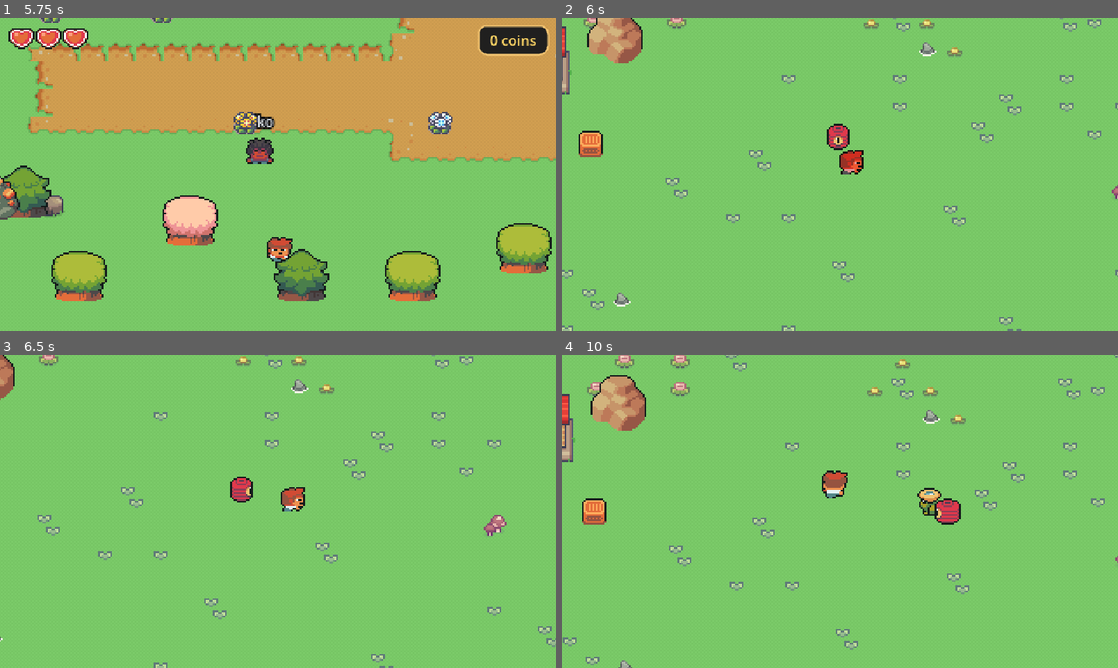
Above: before the commit, frames 1-4 (two rows, left to right).
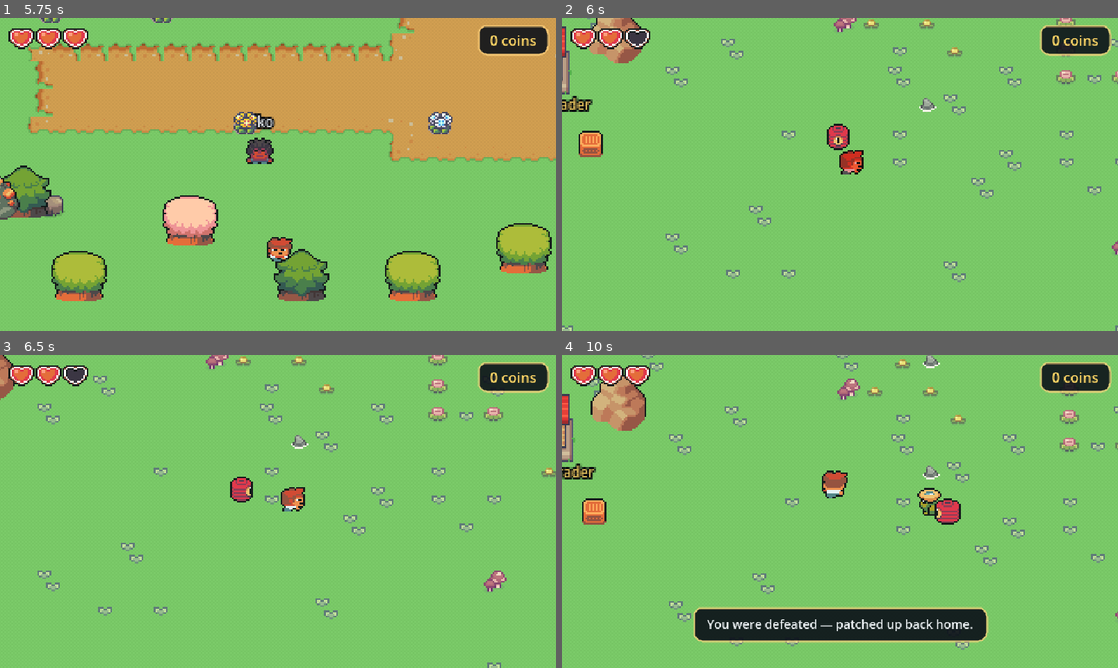
Above: after the commit, the same moments.

Repository: greenhmatthew-ux/sushi-valley
Game: Godot game, scene res://src/scenes/world.tscn
The game is run twice, just before and just after one commit, with the same random seed, the same clock (stepped at 60 frames per second) and the same inputs.
Inputs (mouse positions are in pixels of both pictures, inside the frame that each line leads up to):
- Up to frame 1 (5.75 s): tap Enter (ui_accept) at 0.5, 0.77, 0.8, 1.07, 1.35, 1.52, 1.82, 2.3, 3.02, 3.32, 4.52, 4.82 s; move the mouse to (400, 158) at 0.52 s; hold D (move_right) 0.53-1.28 s; hold E (interact) 0.53-1.28 s; click (400, 158) at 0.67 s; move the mouse to (166, 190) at 1.27 s; hold S (move_down) 1.28-2.03 s; click (166, 190) at 1.42 s; tap E (interact) at 1.55, 2.85, 4.35 s; move the mouse to (333, 105) at 2.02 s; hold D (move_right) 2.03-2.78 s; hold J (attack) 2.03-2.78 s; click (333, 105) at 2.17 s; move the mouse to (250, 237) at 2.77 s; hold W (move_up) 2.78-3.53 s; click (250, 237) at 2.92 s; move the mouse to (444, 221) at 3.52 s; hold Enter (ui_accept) 3.53-4.28 s; hold A (move_left) 3.53-5.03 s; tap 1 at 3.6 s; click (444, 221) at 3.67 s; move the mouse to (111, 127) at 4.27 s; click (111, 127) at 4.42 s; move the mouse to (305, 174) at 5.02 s; hold S (move_down) from 5.03 s (still down); hold Enter (ui_accept) from 5.03 s (still down); click (305, 174) at 5.17 s
- Up to frame 2 (6 s): move the mouse to (756, 96) at 5.77 s; release S (move_down) at 5.78 s; release Enter (ui_accept) at 5.78 s; hold D (move_right) from 5.78 s (still down); tap J (attack) at 5.85 s; click (756, 96) at 5.92 s
- Up to frame 3 (6.5 s): keep holding D (move_right); tap Enter (ui_accept) at 6.02, 6.32 s; tap E (interact) at 6.05 s
- Up to frame 4 (10 s): move the mouse to (962, 495) at 6.52 s; release D (move_right) at 6.53 s; hold W (move_up) 6.53-7.28 s; hold E (interact) 6.53-7.28 s; click (962, 495) at 6.67 s; tap Enter (ui_accept) at 6.77, 6.8, 7.07, 7.52, 7.82, 8.3, 8.85, 9.02, 9.32, 9.77, 9.8 s; move the mouse to (728, 527) at 7.27 s; hold D (move_right) 7.28-8.03 s; tap 1 at 7.35 s; click (728, 527) at 7.42 s; tap E (interact) at 7.55, 9.05 s; move the mouse to (895, 442) at 8.02 s; hold S (move_down) 8.03-8.78 s; hold E (interact) 8.03-8.78 s; click (895, 442) at 8.17 s; move the mouse to (812, 574) at 8.77 s; hold A (move_left) 8.78-9.53 s; click (812, 574) at 8.92 s; move the mouse to (1006, 558) at 9.52 s; hold W (move_up) from 9.53 s (still down); hold J (attack) from 9.53 s (still down); click (1006, 558) at 9.67 s

Frame 1 is identical in both runs. In frame 2, 5.9% of the frame differs, in the area x 0-100%, y 0-100%; in frame 3, 6.2%; in frame 4, 12%.

Commit message:
feat(wilds): Forest Trader vendor + ShopPanel — coins get a sink
Close the earn-then-nothing loop: aggro kills drop coins (a4efae0) but there
was nowhere to spend them. Adds:

- Bus.shop_open(shop_id) / item_purchased(item_id, price) — a vendor never
  holds a UI reference, matching the Npc/dialogue pattern.
- Vendor (src/entities/vendor.gd + .tscn): same interactable contract as Npc,
  opens ShopPanel keyed by a DB.shops id on interact.
- ShopPanel (src/ui/shop_panel.gd): a card grid of that shop's stock, priced
  from data/game/shops.json, bought against Inv's coin purse. Buy disables
  itself when unaffordable or the stack's maxed; keyboard/controller
  navigable like every other panel.
- "Forest Trader" placed in the Wilds outpost yard, selling from the
  already-authored forest_trader shop data (rice balls, honey, life
  potions, gear) — thematically the right vendor for where it stands.
- The Wilds previously had NO UILayer at all (no hearts, no coins, nothing
  Bus-driven could ever open) — instanced ui_layer.tscn there so the HUD and
  every panel actually work outside the village.

Verified live: broke = buy blocked; funded exactly = coins and bag both
land correctly; spent down = button correctly reads "Can't afford" again.

Co-Authored-By: Claude Opus 4.8 <noreply@anthropic.com>

Diff:
--- a/src/autoload/bus.gd
+++ b/src/autoload/bus.gd
@@ -33,6 +33,13 @@
 ## Fired after any inventory mutation so panels can refresh without polling.
 signal inventory_changed()
 
+# --- shop ---
+## A vendor was interacted with — the ShopPanel opens on this, keyed by shop_id (a
+## key into DB.shops). Kept a Bus signal so vendors never hold a UI reference.
+signal shop_open(shop_id: String)
+## A purchase went through: the item and the coins it cost. For quests / SFX later.
+signal item_purchased(item_id: String, price: int)
+
 # --- combat ---
 signal combat_started(enemy_id: String)
 signal combat_ended(victory: bool)
--- /dev/null
+++ b/src/entities/vendor.gd
@@ -0,0 +1,55 @@
+extends Area2D
+## A shopkeeper. Same interactable contract as Npc (Area2D in group "interactable",
+## collision layer 8, exposing interact(player)), so the player's InteractProbe drives it
+## with no player.gd changes. On interact it opens the shared ShopPanel via Bus.shop_open,
+## keyed by `shop_id` (a key into DB.shops) — the vendor never holds a UI reference.
+##
+## Like Npc, it is non-blocking (no StaticBody): the merchant adds life without walling the
+## player in. Art is a standing character frame plus a name label, built in code so the
+## .tscn stays tiny. Reuses the NPC sheet layout (16x16 frame at column 0, row 0).
+
+## Which shop this vendor sells — must be a key in DB.shops (see data/game/shops.json).
+@export var shop_id: String = "forest_trader"
+## Shown above the merchant and used as the panel greeting speaker.
+@export var vendor_name: String = "Trader"
+## Character sheet for the standing sprite. Swap per-instance for a different merchant.
+@export var sprite_sheet: Texture2D = preload("res://assets/sprites/npc_merchant_walk.png")
+
+
+func _ready() -> void:
+	add_to_group("interactable")
+	_build_visual()
+
+
+## Called by the player's interaction probe when they press interact nearby.
+func interact(player: Node = null) -> void:
+	if player != null and player.has_method("face"):
+		player.face(_facing_from(global_position - player.global_position))
+	Bus.shop_open.emit(shop_id)
+
+
+func _facing_from(dir: Vector2) -> String:
+	if absf(dir.x) > absf(dir.y):
+		return "right" if dir.x > 0.0 else "left"
+	return "down" if dir.y > 0.0 else "up"
+
+
+func _build_visual() -> void:
+	var body := Sprite2D.new()
+	body.texture = sprite_sheet
+	body.region_enabled = true
+	body.region_rect = Rect2(0, 0, 16, 16)   # column 0, row 0 — standing, facing down
+	body.offset = Vector2(0, -8)              # feet on the node origin
+	body.texture_filter = CanvasItem.TEXTURE_FILTER_NEAREST
+	add_child(body)
+
+	var label := Label.new()
+	label.text = vendor_name
+	label.add_theme_font_size_override("font_size", 8)
+	label.add_theme_color_override("font_color", Color(1.0, 0.843, 0.4))
+	label.add_theme_color_override("font_outline_color", Color(0.02, 0.03, 0.05))
+	label.add_theme_constant_override("outline_size", 4)
+	label.horizontal_alignment = HORIZONTAL_ALIGNMENT_CENTER
+	label.size = Vector2(80, 12)
+	label.position = Vector2(-40, -30)
+	add_child(label)
--- /dev/null
+++ b/src/entities/vendor.tscn
@@ -0,0 +1,17 @@
+[gd_scene load_steps=3 format=3]
+
+[ext_resource type="Script" path="res://src/entities/vendor.gd" id="1_vendor"]
+
+[sub_resource type="CircleShape2D" id="reach"]
+radius = 20.0
+
+[node name="Vendor" type="Area2D"]
+y_sort_enabled = true
+collision_layer = 8
+collision_mask = 0
+monitoring = false
+monitorable = true
+script = ExtResource("1_vendor")
+
+[node name="Reach" type="CollisionShape2D" parent="."]
+shape = SubResource("reach")
--- a/src/scenes/wilds.tscn
+++ b/src/scenes/wilds.tscn
@@ -17,6 +17,8 @@
 [ext_resource type="Texture2D" path="res://assets/props/building_house.png" id="12_bld"]
 [ext_resource type="Texture2D" path="res://assets/props/barrel.png" id="13_bar"]
 [ext_resource type="Texture2D" path="res://assets/props/crate.png" id="14_crate"]
+[ext_resource type="PackedScene" path="res://src/ui/ui_layer.tscn" id="18_ui"]
+[ext_resource type="PackedScene" path="res://src/entities/vendor.tscn" id="19_vendor"]
 
 [sub_resource type="TileSetAtlasSource" id="atlas_g"]
 texture = ExtResource("2_sv")
@@ -167,3 +169,10 @@
 texture = ExtResource("14_crate")
 foot_size = Vector2(10, 5)
 foot_offset = Vector2(0, -2)
+
+[node name="ForestTrader" parent="Entities" instance=ExtResource("19_vendor")]
+position = Vector2(160, 320)
+shop_id = "forest_trader"
+vendor_name = "Forest Trader"
+
+[node name="UILayer" parent="." instance=ExtResource("18_ui")]
--- /dev/null
+++ b/src/ui/shop_panel.gd
@@ -0,0 +1,291 @@
+extends CanvasLayer
+## The buy screen a Vendor opens: a card grid of that shop's stock, priced from
+## data/game/shops.json, purchased against the shared coin purse. Built in code to match
+## inventory_panel / recall_panel (the number of cards is dynamic), and kept a separate
+## panel rather than reusing inventory_panel because buying needs a price + a Buy button
+## per card, not a quantity readout.
+##
+## Bus-driven: listens for `shop_open` (a vendor interact — see src/entities/vendor.gd),
+## closes on ui_cancel. No `shop_closed` reply — nothing awaits a shop closing, unlike the
+## dialogue box's conversation flow.
+
+# Palette shared with inventory_panel / recall_panel for a consistent feel.
+const COL_DIM := Color(0.02, 0.03, 0.047, 0.6)
+const COL_PANEL := Color(0.078, 0.106, 0.141, 0.98)
+const COL_BORDER := Color(1.0, 0.824, 0.49)
+const COL_HEADING := Color(0.624, 0.69, 0.765)
+const COL_CARD := Color(0.133, 0.188, 0.251)
+const COL_CARD_BORDER := Color(0.235, 0.318, 0.408)
+const COL_COIN := Color(1.0, 0.843, 0.4)
+const COL_TEXT := Color(0.93, 0.95, 0.96)
+const COL_GOOD := Color(0.608, 0.906, 0.639)
+const COL_DISABLED := Color(0.4, 0.42, 0.45)
+
+const KIND_COLORS := {
+	"gear": Color(0.78, 0.808, 0.847),
+	"consumable": Color(0.608, 0.906, 0.639),
+	"material": Color(0.788, 0.639, 0.42),
+	"seed": Color(0.608, 0.906, 0.639),
+}
+
+const ICON_DIR := "res://assets/icons/items/"
+const MAX_STACK := 99   # mirrors InventoryLogic.MAX_STACK — a maxed stack can't be bought
+
+var _open := false
+var _shop_id := ""
+var _root: Control
+var _title_label: Label
+var _region_label: Label
+var _coins_label: Label
+var _grid: GridContainer
+var _empty_label: Label
+
+
+func _ready() -> void:
+	layer = 19
+	process_mode = Node.PROCESS_MODE_ALWAYS
+	_build_scaffold()
+	_root.hide()
+	Bus.shop_open.connect(_on_shop_open)
+
+
+func _on_shop_open(shop_id: String) -> void:
+	_shop_id = shop_id
+	_refresh()
+	_root.show()
+	get_tree().paused = true
+	_open = true
+
+
+func _unhandled_input(event: InputEvent) -> void:
+	if not _open:
+		return
+	if event.is_action_pressed("ui_cancel"):
+		_close()
+		get_viewport().set_input_as_handled()
+
+
+func _close() -> void:
+	_root.hide()
+	get_tree().paused = false
+	_open = false
+
+
+# --- content ---------------------------------------------------------------
+
+func _refresh() -> void:
+	var shop: Dictionary = DB.shops.get(_shop_id, {})
+	_title_label.text = String(shop.get("title", "Shop"))
+	_region_label.text = String(shop.get("region", ""))
+	_coins_label.text = "%d coins" % Inv.coins
+
+	for child in _grid.get_children():
+		child.queue_free()
+
+	var stock: Array = shop.get("stock", [])
+	_empty_label.visible = stock.is_empty()
+	_grid.visible = not stock.is_empty()
+
+	var first_btn: Button = null
+	for entry in stock:
+		var id := String(entry.get("item", ""))
+		var price := int(entry.get("price", 0))
+		if id.is_empty():
+			continue
+		var card := _make_card(id, price)
+		_grid.add_child(card)
+		if first_btn == null:
+			first_btn = card.get_meta("buy_btn")
+	if first_btn != null:
+		first_btn.grab_focus.call_deferred()
+
+
+func _make_card(id: String, price: int) -> Control:
+	var def: Dictionary = DB.item(id)
+	var card := PanelContainer.new()
+	card.add_theme_stylebox_override("panel", _card_style())
+	card.custom_minimum_size = Vector2(112, 148)
+
+	var margin := MarginContainer.new()
+	for side in ["left", "right", "top", "bottom"]:
+		margin.add_theme_constant_override("margin_" + side, 8)
+	card.add_child(margin)
+
+	var vbox := VBoxContainer.new()
+	vbox.add_theme_constant_override("separation", 4)
+	vbox.alignment = BoxContainer.ALIGNMENT_CENTER
+	margin.add_child(vbox)
+
+	vbox.add_child(_icon_node(id))
+
+	var name_label := Label.new()
+	name_label.text = String(def.get("name", id))
+	name_label.add_theme_font_size_override("font_size", 12)
+	name_label.add_theme_color_override("font_color",
+		KIND_COLORS.get(String(def.get("kind", "")), COL_TEXT))
+	name_label.horizontal_alignment = HORIZONTAL_ALIGNMENT_CENTER
+	name_label.autowrap_mode = TextServer.AUTOWRAP_WORD_SMART
+	name_label.custom_minimum_size = Vector2(96, 0)
+	vbox.add_child(name_label)
+
+	var price_label := Label.new()
+	price_label.text = "%d c" % price
+	price_label.add_theme_font_size_override("font_size", 12)
+	price_label.add_theme_color_override("font_color", COL_COIN)
+	price_label.horizontal_alignment = HORIZONTAL_ALIGNMENT_CENTER
+	vbox.add_child(price_label)
+
+	var can_buy := Inv.coins >= price and Inv.count(id) < MAX_STACK
+	var btn := Button.new()
+	btn.text = "Buy" if can_buy else ("Full" if Inv.count(id) >= MAX_STACK else "Can't afford")
+	btn.disabled = not can_buy
+	btn.custom_minimum_size = Vector2(0, 30)
+	btn.focus_mode = Control.FOCUS_ALL
+	btn.add_theme_stylebox_override("normal", _button_style(COL_CARD, COL_CARD_BORDER))
+	btn.add_theme_stylebox_override("hover", _button_style(COL_CARD.lightened(0.08), COL_BORDER))
+	btn.add_theme_stylebox_override("disabled", _button_style(COL_CARD.darkened(0.2), COL_DISABLED))
+	btn.add_theme_color_override("font_disabled_color", COL_DISABLED)
+	btn.pressed.connect(_on_buy.bind(id, price))
+	vbox.add_child(btn)
+	card.set_meta("buy_btn", btn)
+
+	return card
+
+
+func _on_buy(id: String, price: int) -> void:
+	if Inv.coins < price or Inv.count(id) >= MAX_STACK:
+		return   # stale button state (e.g. a duplicate signal) — do nothing rather than overspend
+	if not Inv.spend_coins(price):
+		return
+	Inv.add(id, 1)
+	Bus.item_purchased.emit(id, price)
+	Bus.toast.emit("Bought %s for %d coins." % [String(DB.item(id).get("name", id)), price])
+	_refresh()
+
+
+func _icon_node(id: String) -> Control:
+	var path := ICON_DIR + id + ".png"
+	if ResourceLoader.exists(path):
+		var tex := TextureRect.new()
+		tex.texture = load(path) as Texture2D
+		tex.expand_mode = TextureRect.EXPAND_IGNORE_SIZE
+		tex.stretch_mode = TextureRect.STRETCH_KEEP_ASPECT_CENTERED
+		tex.custom_minimum_size = Vector2(40, 40)
+		return tex
+	var placeholder := ColorRect.new()
+	placeholder.color = COL_BORDER
+	placeholder.custom_minimum_size = Vector2(40, 40)
+	return placeholder
+
+
+# --- static scaffold, built once ------------------------------------------
+
+func _build_scaffold() -> void:
+	_root = Control.new()
+	_root.set_anchors_preset(Control.PRESET_FULL_RECT)
+	_root.mouse_filter = Control.MOUSE_FILTER_STOP
+	add_child(_root)
+
+	var dim := ColorRect.new()
+	dim.color = COL_DIM
+	dim.set_anchors_preset(Control.PRESET_FULL_RECT)
+	_root.add_child(dim)
+
+	var panel := PanelContainer.new()
+	panel.add_theme_stylebox_override("panel", _panel_style())
+	panel.anchor_left = 0.5; panel.anchor_top = 0.5
+	panel.anchor_right = 0.5; panel.anchor_bottom = 0.5
+	panel.grow_horizontal = Control.GROW_DIRECTION_BOTH
+	panel.grow_vertical = Control.GROW_DIRECTION_BOTH
+	panel.custom_minimum_size = Vector2(540, 0)
+	_root.add_child(panel)
+
+	var margin := MarginContainer.new()
+	for side in ["left", "right", "top", "bottom"]:
+		margin.add_theme_constant_override("margin_" + side, 20)
+	panel.add_child(margin)
+
+	var vbox := VBoxContainer.new()
+	vbox.add_theme_constant_override("separation", 12)
+	margin.add_child(vbox)
+
+	# Header row: title + region on the left, coins on the right.
+	var header := HBoxContainer.new()
+	vbox.add_child(header)
+
+	var titles := VBoxContainer.new()
+	titles.add_theme_constant_override("separation", 0)
+	titles.size_flags_horizontal = Control.SIZE_EXPAND_FILL
+	header.add_child(titles)
+
+	_title_label = Label.new()
+	_title_label.text = "Shop"
+	_title_label.add_theme_font_size_override("font_size", 22)
+	_title_label.add_theme_color_override("font_color", COL_BORDER)
+	titles.add_child(_title_label)
+
+	_region_label = Label.new()
+	_region_label.add_theme_font_size_override("font_size", 12)
+	_region_label.add_theme_color_override("font_color", COL_HEADING)
+	titles.add_child(_region_label)
+
+	_coins_label = Label.new()
+	_coins_label.add_theme_font_size_override("font_size", 16)
+	_coins_label.add_theme_color_override("font_color", COL_COIN)
+	_coins_label.horizontal_alignment = HORIZONTAL_ALIGNMENT_RIGHT
+	_coins_label.size_flags_vertical = Control.SIZE_SHRINK_CENTER
+	header.add_child(_coins_label)
+
+	var scroll := ScrollContainer.new()
+	scroll.custom_minimum_size = Vector2(0, 320)
+	scroll.horizontal_scroll_mode = ScrollContainer.SCROLL_MODE_DISABLED
+	scroll.size_flags_vertical = Control.SIZE_EXPAND_FILL
+	vbox.add_child(scroll)
+
+	_grid = GridContainer.new()
+	_grid.columns = 4
+	_grid.add_theme_constant_override("h_separation", 10)
+	_grid.add_theme_constant_override("v_separation", 10)
+	_grid.size_flags_horizontal = Control.SIZE_EXPAND_FILL
+	scroll.add_child(_grid)
+
+	_empty_label = Label.new()
+	_empty_label.text = "Nothing in stock right now."
+	_empty_label.add_theme_font_size_override("font_size", 14)
+	_empty_label.add_theme_color_override("font_color", COL_HEADING)
+	_empty_label.horizontal_alignment = HORIZONTAL_ALIGNMENT_CENTER
+	scroll.add_child(_empty_label)
+
+	var hint := Label.new()
+	hint.text = "Esc to leave"
+	hint.add_theme_font_size_override("font_size", 12)
+	hint.add_theme_color_override("font_color", COL_HEADING)
+	hint.horizontal_alignment = HORIZONTAL_ALIGNMENT_RIGHT
+	vbox.add_child(hint)
+
+
+func _panel_style() -> StyleBoxFlat:
+	var s := StyleBoxFlat.new()
+	s.bg_color = COL_PANEL
+	s.set_corner_radius_all(16)
+	s.set_border_width_all(3)
+	s.border_color = COL_BORDER
+	return s
+
+
+func _card_style() -> StyleBoxFlat:
+	var s := StyleBoxFlat.new()
+	s.bg_color = COL_CARD
+	s.set_corner_radius_all(10)
+	s.set_border_width_all(2)
+	s.border_color = COL_CARD_BORDER
+	return s
+
+
+func _button_style(bg: Color, border: Color) -> StyleBoxFlat:
+	var s := StyleBoxFlat.new()
+	s.bg_color = bg
+	s.set_corner_radius_all(8)
+	s.set_border_width_all(2)
+	s.border_color = border
+	return s
--- a/src/ui/ui_layer.tscn
+++ b/src/ui/ui_layer.tscn
@@ -4,6 +4,7 @@
 [ext_resource type="Script" path="res://src/ui/dialogue_box.gd" id="2_dialogue"]
 [ext_resource type="Script" path="res://src/ui/toast_layer.gd" id="3_toast"]
 [ext_resource type="Script" path="res://src/ui/hud_layer.gd" id="4_hud"]
+[ext_resource type="Script" path="res://src/ui/shop_panel.gd" id="5_shop"]
 
 [node name="UILayer" type="Node"]
 
@@ -16,5 +17,8 @@
 [node name="RecallPanel" type="CanvasLayer" parent="."]
 script = ExtResource("1_recall")
 
+[node name="ShopPanel" type="CanvasLayer" parent="."]
+script = ExtResource("5_shop")
+
 [node name="ToastLayer" type="CanvasLayer" parent="."]
 script = ExtResource("3_toast")
Not shown, added: src/entities/vendor.gd.uid
Not shown, added: src/ui/shop_panel.gd.uid
